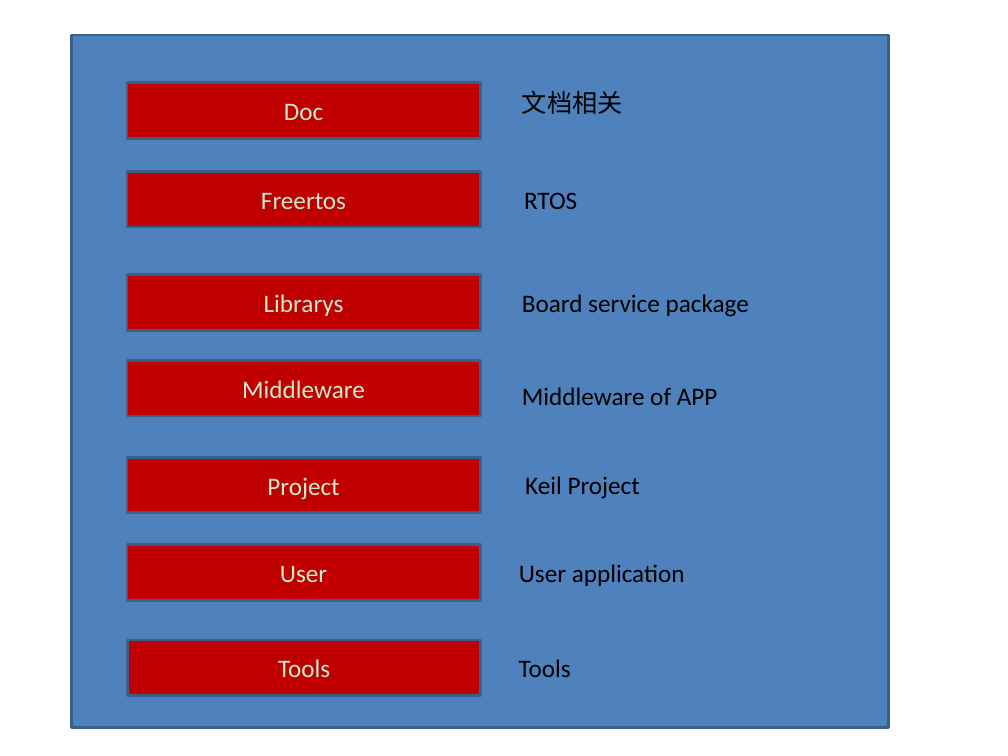
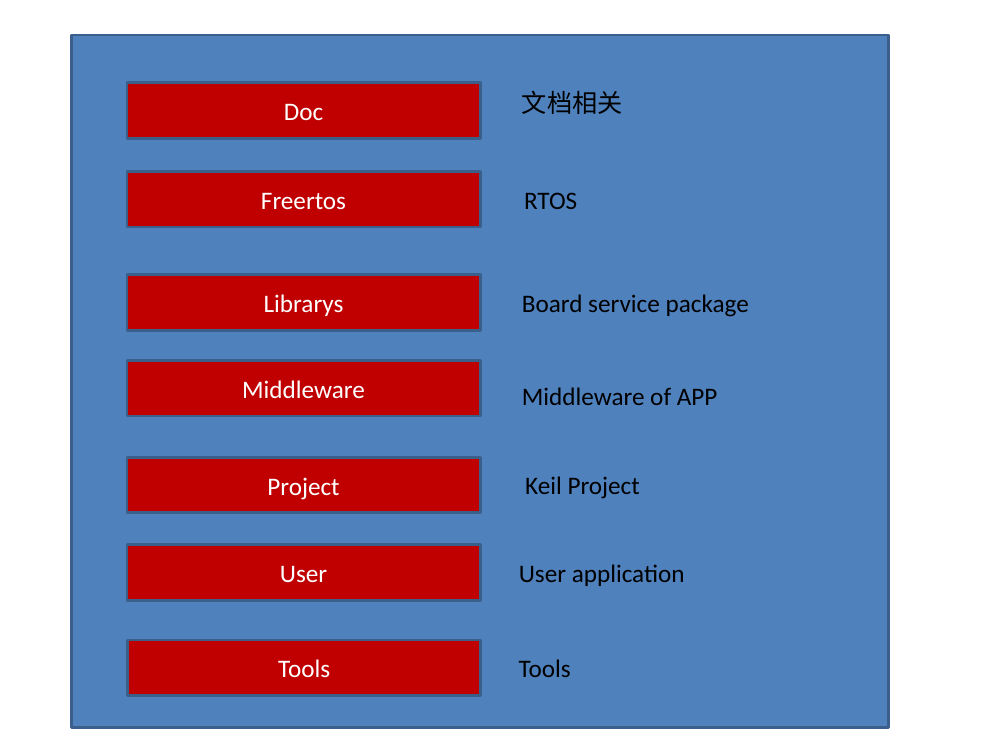
Before and after one commit to xihua13104/blue_angel, a slide deck: slide 1 of bluetooth_basic_v0.1/Doc/软件架构.pptx. Drawn at 1008x756 pixels with LibreOffice and Linux fonts; fonts in the diff are those of the drawing. Boxes give left, top, right and bottom in pixels: in the first picture for what was removed or moved away, otherwise in the second. Text is boxed around its words. In the diff, an @@ line names an element or a change of style, - is before the commit and + after.

```diff
--- a/bluetooth_basic_v0.1/Doc/软件架构.pptx
+++ b/bluetooth_basic_v0.1/Doc/软件架构.pptx
@@ background #CAEACE to #FFFFFF @@
@@ text colour #CAEACE to #FFFFFF in 7 elements at [127,83,480,138], [127,275,480,331], [127,361,480,416], [127,458,480,513], [127,544,480,600], [127,171,480,227], [128,640,481,696] @@
```
Also in this commit, not shown: 3 other slides changed, 22 other files.
